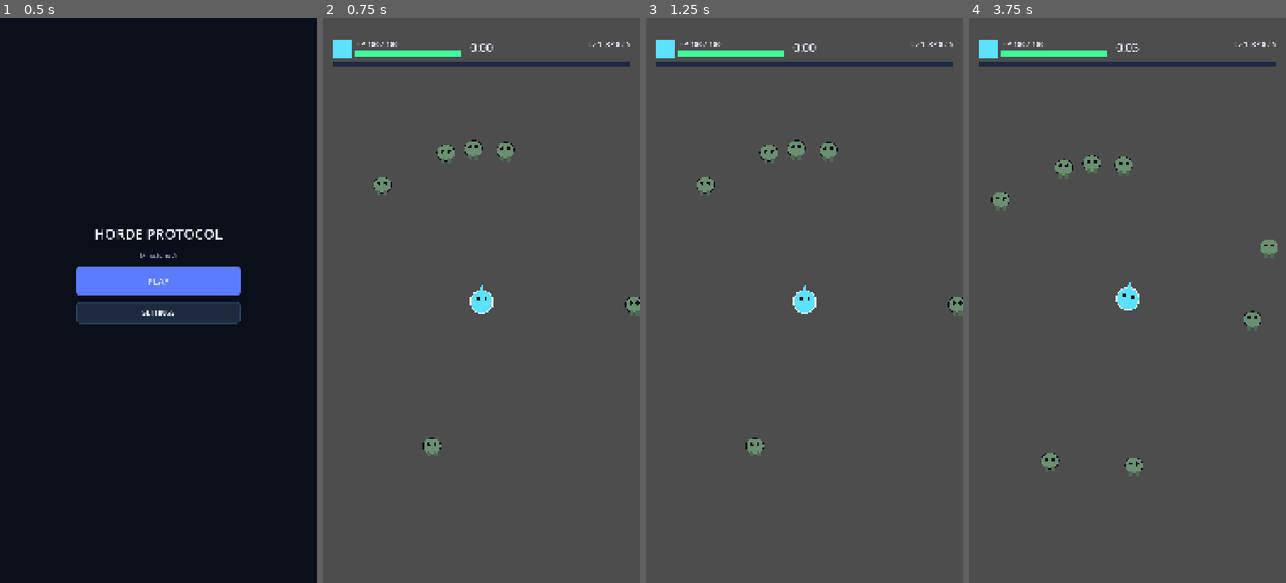
Above: before the commit, frames 1-4 (left to right).
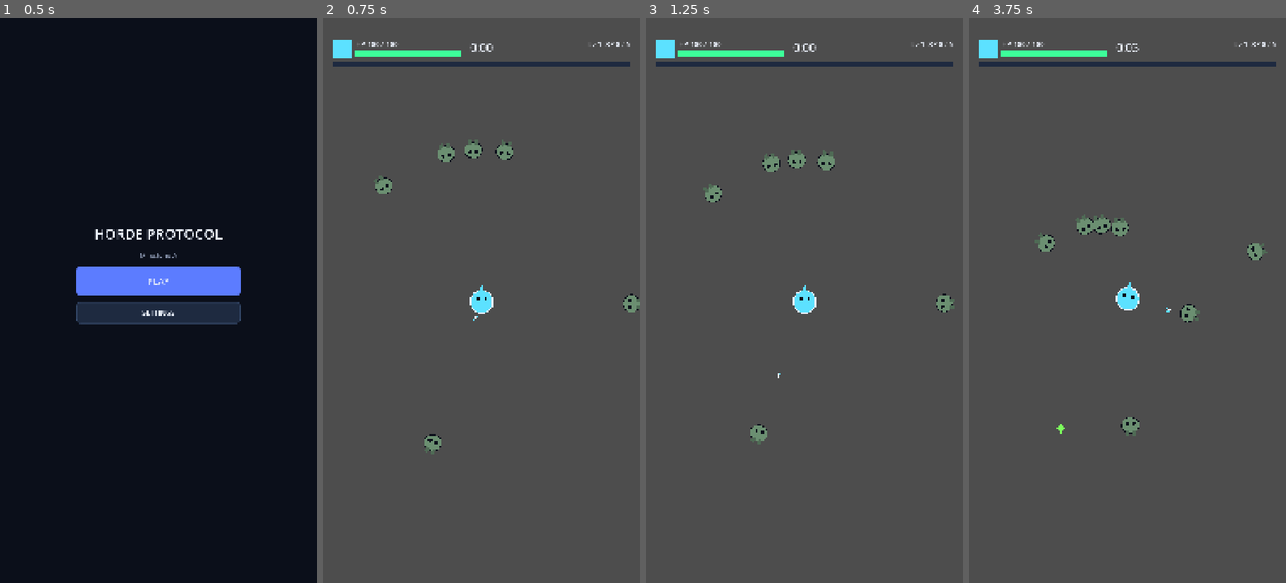
Above: after the commit, the same moments.

Repository: Silithix/Silithix-horde-protocal
Game: Godot game, scene res://scenes/boot/Boot.tscn
Same seed, same stepped clock (60 frames per second), same inputs: the game is played once before the commit and once after it.
Inputs (mouse positions are in pixels of both pictures, inside the frame that each line leads up to):
- Up to frame 1 (0.5 s): no input
- Up to frame 2 (0.75 s): click "PLAY" at 0.5 s
- Up to frame 3 (1.25 s): no input
- Up to frame 4 (3.75 s): move the mouse to (1197, 272) at 1.27 s; click (1197, 272) at 1.42 s; drag from (1064, 328) to (1127, 300) at 2.02 s; move the mouse to (1159, 176) at 2.77 s; click (1159, 176) at 2.92 s; drag from (1111, 413) to (1127, 300) at 3.52 s

Frame 1 is identical in both runs. In frame 2, 0.6% of the frame differs, in the area x 16-100%, y 21-78%; in frame 3, 1.5%; in frame 4, 2.2%, in the area x 6-98%, y 24-82%.
Error before the commit: Parse Error: The member "POOL_KEY" already exists in parent class EnemyBase. (res://scripts/enemies/Drifter.gd:5)

Commit message:
fix: remove Drifter POOL_KEY shadow for Godot 4.4

Diff:
--- a/scripts/enemies/Drifter.gd
+++ b/scripts/enemies/Drifter.gd
@@ -2,7 +2,6 @@
 class_name Drifter
 ## Trash melee seeker — drop-in upgrade for TempSeeker (pool key "drifter").
 
-const POOL_KEY := &"drifter"
 const DEFAULT_DATA_ID := "drifter"
 
 @onready var visual: Node2D = get_node_or_null("Visual") as Node2D
@@ -16,7 +15,7 @@
 
 
 func _pool_key() -> StringName:
-	return POOL_KEY
+	return &"drifter"
 
 
 ## Public API: load data + bind seek target (player).
Not shown, changed: docs/BOT_LOG.md
